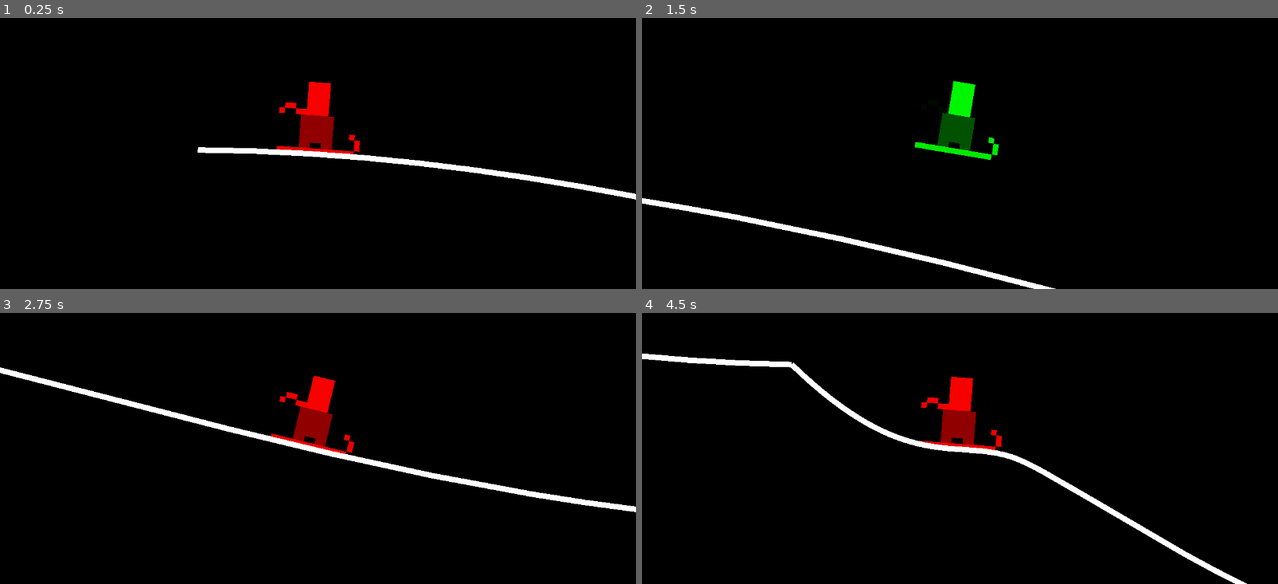
Above: before the commit, frames 1-4 (two rows, left to right).
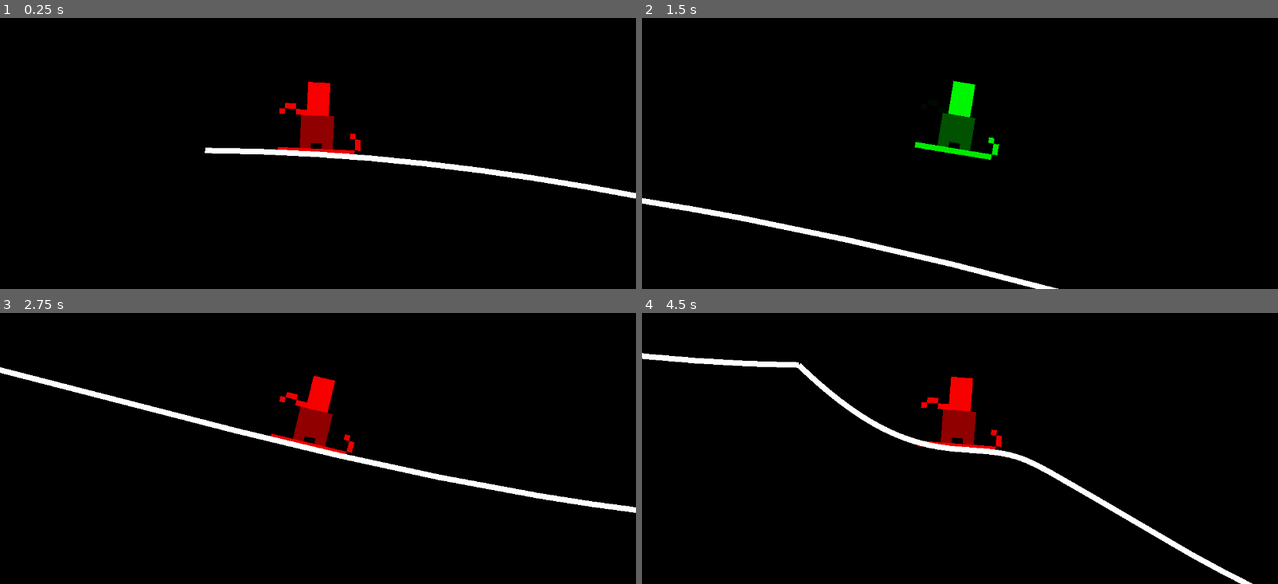
Above: after the commit, the same moments.

Repository: martindzejky/powder-panic
Game: Godot game, scene res://main.tscn
Two runs of this game, one before a commit and one after it. Both use one fixed random seed, a clock stepped at 60 frames per second and the inputs below.
Inputs:
- Up to frame 1 (0.25 s): no input
- Up to frame 2 (1.5 s): tap Space (jump) at 0.77 s
- Up to frame 3 (2.75 s): tap Space (jump) at 1.52 s
- Up to frame 4 (4.5 s): tap Space (jump) at 3.02, 3.77 s

The runs differ from the first frame. In frame 1, 0.6% of the frame differs, in the area x 31-100%, y 23-68%; in frame 2, 0.4%; in frame 3, 0.4%; in frame 4, 1.9%, in the area x 0-96%, y 14-100%.

Commit message:
delete snapping for now

Diff:
--- a/main.tscn
+++ b/main.tscn
@@ -29,4 +29,16 @@
 position = Vector2(9339, 2488)
 
 [node name="chunk7" parent="." instance=ExtResource("3_h2yge")]
-position = Vector2(10459, 2984)
+position = Vector2(10475, 3653)
+
+[node name="chunk8" parent="." instance=ExtResource("5_lquwl")]
+position = Vector2(13507, 4180)
+
+[node name="chunk9" parent="." instance=ExtResource("5_lquwl")]
+position = Vector2(14713, 4443)
+
+[node name="chunk10" parent="." instance=ExtResource("4_1bvp3")]
+position = Vector2(16565, 5538)
+
+[node name="chunk11" parent="." instance=ExtResource("3_h2yge")]
+position = Vector2(17685, 6035)
--- a/objects/player.gd
+++ b/objects/player.gd
@@ -2,7 +2,6 @@
 
 @export var current_speed = 800
 @export var gravity = 1000.0
-@export var slope_snap_distance = 1.0  # Distance to snap to slope
 @export var jump_strength = 500.0
 
 @export var sprite: Sprite2D
@@ -18,9 +17,6 @@
     handle_air_movement(delta)
 
   move_and_slide()
-
-  if !is_on_floor():
-    snap_to_slope()
 
   if is_on_floor():
     slope_normal = get_floor_normal()
@@ -49,19 +45,3 @@
 func update_sprite_rotation():
   # Rotate the sprite to match the slope
   sprite.rotation = slope_normal.angle() + PI / 2
-
-func snap_to_slope():
-  # Test movement downward
-  var test_motion = Vector2(0, slope_snap_distance)
-  var collision = move_and_collide(test_motion, true) # true = test only
-
-  if collision:
-    # We found a slope!
-    slope_normal = collision.get_normal()
-
-    # Move to the snap position
-    velocity = test_motion
-    move_and_slide()
-
-    # Restore the proper velocity for next frame
-    velocity = slope_normal.rotated(PI/2) * current_speed
